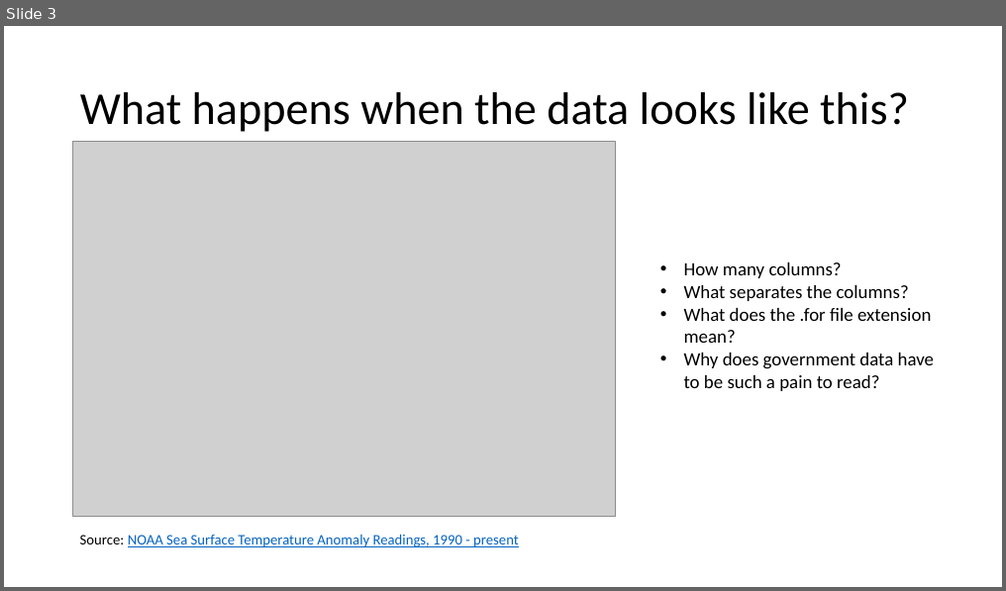
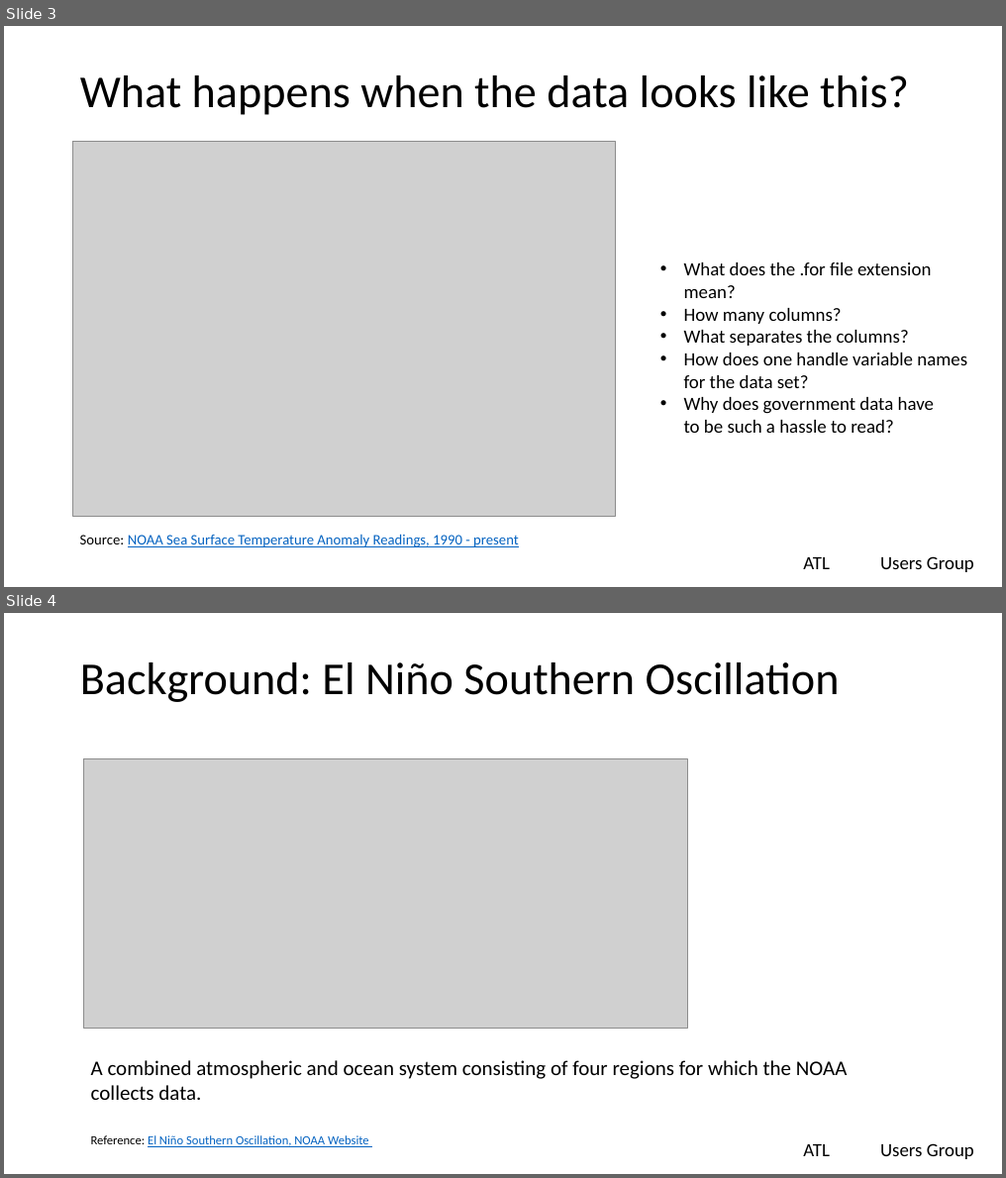
Before and after one commit to lgreski/readingFilesInR, a slide deck: presentation/readingFixedFilesInR.pptx. Shown one above the other, each under a label of ours: slide 3 before the commit, slides 3 and 4 after it. The pictures are 1006x591 and 1006x1178 pixels, drawn with LibreOffice and Linux fonts; fonts in the diff are those of the drawing; grey boxes stand for pictures; background and template pictures are left out. Boxes give left, top, right and bottom in pixels: in the first picture for what was removed or moved away, otherwise in the second. Text is boxed around its words. In the diff, an @@ line names an element or a change of style, - is before the commit and + after.

```diff
--- a/presentation/readingFixedFilesInR.pptx
+++ b/presentation/readingFixedFilesInR.pptx
@@ slide 4 added at (4,613,1002,1174), background #FFFFFF; not listed: 2 template elements that a slide beside it also shows @@
@@ title added at (80,663,840,702), 44 pt, text #000000 @@
+Background: El Niño Southern Oscillation
@@ picture added at (83,759,687,1029) @@
@@ text added at (91,1060,847,1100), 20 pt, text #000000 @@
+A combined atmospheric and ocean system consisting of four regions for which the NOAA
+collects data.
@@ text added at (91,1136,369,1148), 12 pt, text #0563C1, underline @@
+Reference: El Niño Southern Oscillation, NOAA Website
@@ slide 3 changed as well @@
@@ title "What happens when the data ...": place and size @@
-title "What happens when the data ..." at (80,92,909,132)
+title "What happens when the data ..." at (80,76,909,115)
@@ text at (684,263,931,298): paragraph added @@
+• What does the .for file extension
+  mean?
@@ text at (684,353,967,433): text changed @@
-• What does the .for file extension
-  mean?
-• Why does government data have
-  to be such a pain to read?
+• How does one handle variable names
+  for the data set?
+• Why does government data have
+  to be such a hassle to read?
@@ text added at (803,558,830,570), 18 pt, text #000000 @@
+ATL
@@ text added at (880,557,974,572), 18 pt, text #000000 @@
+Users Group
```
Also in this commit, not shown: 7 other slides changed, 11 other slides added, 2 slides removed.
